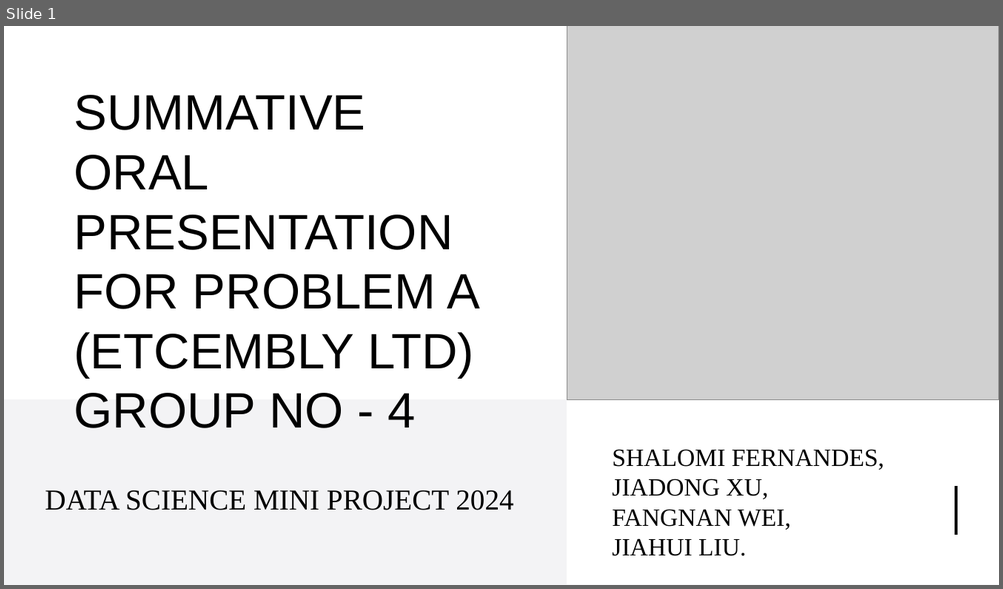
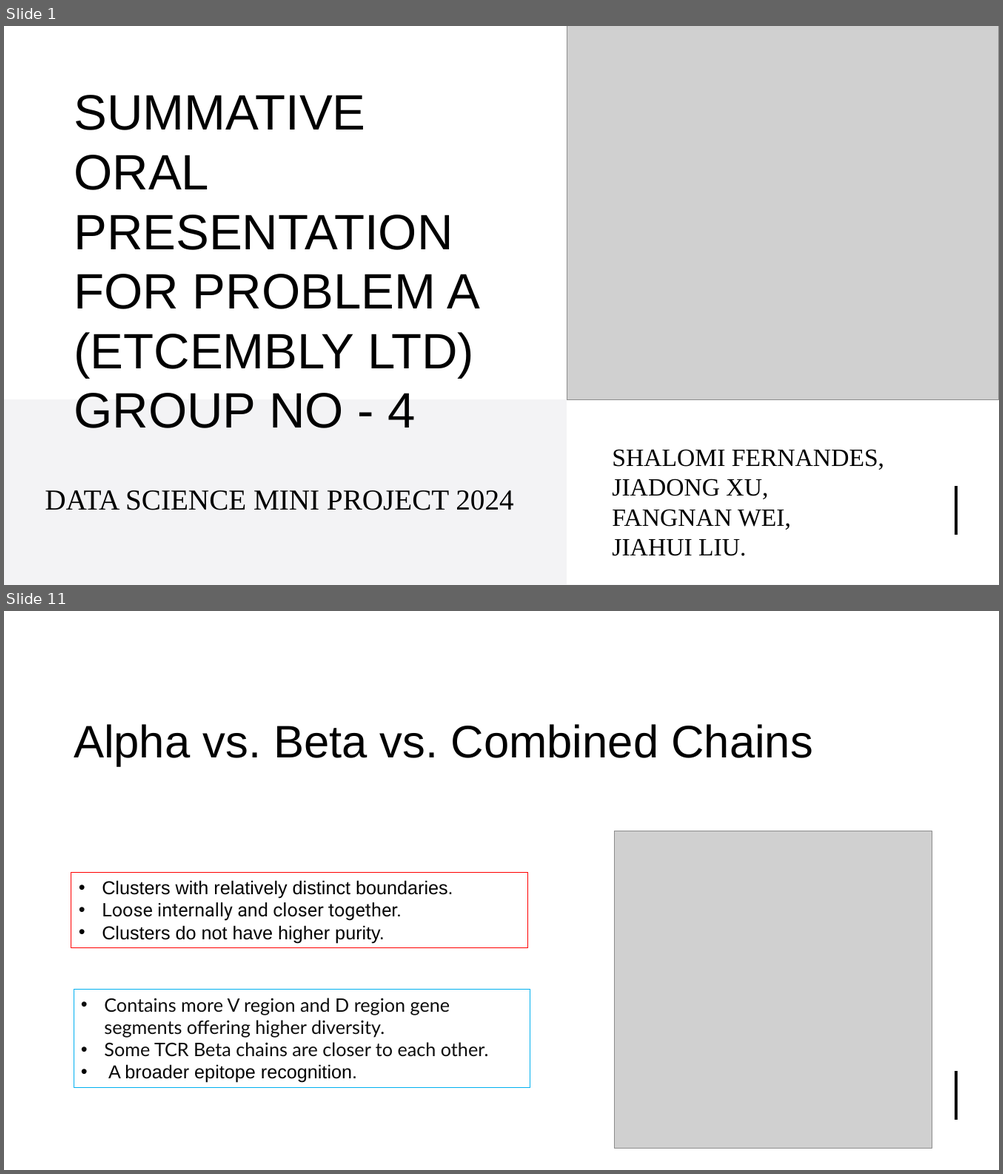
Before and after one commit to UoB-DSMP-2023-24/dsmp-2024-group4, a slide deck: summative presentation/Summative Oral Presentation-Group 4.pptx. Shown one above the other, each under a label of ours: slide 1 before the commit, slides 1 and 11 after it; the slides between them are not shown. The pictures are 1003x589 and 1003x1174 pixels, drawn with LibreOffice and Linux fonts; fonts in the diff are those of the drawing; grey boxes stand for pictures. Boxes give left, top, right and bottom in pixels: in the first picture for what was removed or moved away, otherwise in the second. Text is boxed around its words. In the diff, an @@ line names an element or a change of style, - is before the commit and + after.

```diff
--- a/summative presentation/Summative Oral Presentation-Group 4.pptx
+++ b/summative presentation/Summative Oral Presentation-Group 4.pptx
@@ slide 11 added at (4, 611, 999, 1170), background #FFFFFF @@
@@ rectangle added at (4, 611, 999, 1170), fill #FFFFFF @@
@@ rectangle added at (4, 611, 999, 818), fill #FFFFFF @@
@@ title added at (74, 724, 813, 766), 44 pt, text #000000 @@
+Alpha vs. Beta vs. Combined Chains
@@ picture added at (614, 831, 931, 1149) @@
@@ rectangle added at (71, 873, 528, 948), outline #FF0000 0.75 pt, 18 pt, text #000000 @@
+• Clusters with relatively distinct boundaries.
+• Loose internally and closer together.
+• Clusters do not have higher purity.
@@ rectangle added at (74, 990, 530, 1088), outline #00B0F0 0.75 pt, 18 pt, text #0D0D0D @@
+• Contains more V region and D region gene segments offering higher diversity.
+• Some TCR Beta chains are closer to each other.
+• A broader epitope recognition.
@@ line added from (956, 1071) to (956, 1120), #000000 3 pt @@
```
Also in this commit, not shown: 3 slides changed, 16 other slides added, 8 slides removed, 1 other file.
